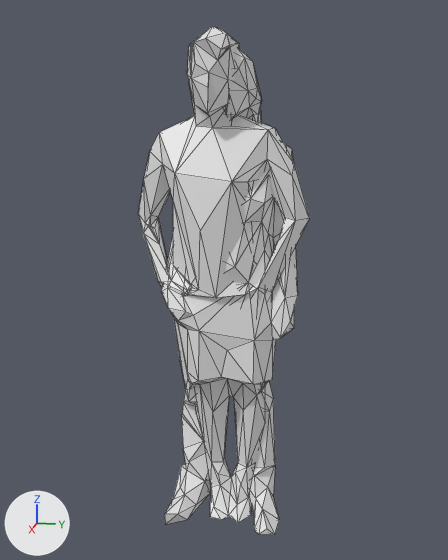
A saved change to the glTF model innovation/models3D/model02.glb.
Both versions are drawn from a camera (50 mm lens) standing at (1.19, 0.224, 0.812) and looking at (0.003, -0.014, 0.515). Arrows for +X, +Y and +Z are at lower left; the lights stay in place. Mesh edges are drawn as thin lines. Where no turn or scale is listed for an object, it has been applied to the vertices.

Script lines for the objects in view, before the commit:
```python
me_01_person__0 = bpy.data.meshes.new('01_person__0')
me_01_person__0.from_pydata(...)  # 236 vertices, 500 faces; spans x -0.078..0.102, y -0.202..0.152, z -0.002..0.99
me_02_person__0 = bpy.data.meshes.new('02_person__0')
me_02_person__0.from_pydata(...)  # 250 vertices, 500 faces; spans x -0.081..0.09, y -0.964..-0.001, z -0.132..0.136
ob_01_person__0 = bpy.data.objects.new('01_person__0', me_01_person__0)
ob_01_person__0.location = (0.0, 0.0, 0.0)
ob_02_person__0 = bpy.data.objects.new('02_person__0', me_02_person__0)
ob_02_person__0.location = (0.0, 0.0, 0.0)
ob_02_person__0.rotation_euler = (-1.571, 0.0, 0.0)  # degrees (-90, 0, 0)
```
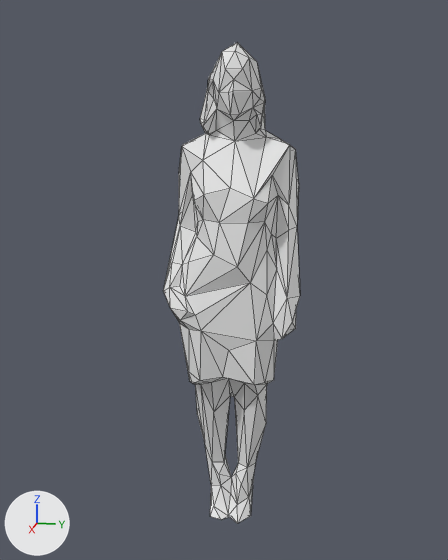
Edits to the bpy script that builds the scene:
```text
Change ob_02_person__0:
    ob_02_person__0.rotation_euler: (-1.571, 0.0, 0.0) -> (-1.579, 0.0, 0.0)  # degrees (-90, 0, 0)
Remove ob_01_person__0:
    ob_01_person__0 = bpy.data.objects.new('01_person__0', me_01_person__0)
    ob_01_person__0.location = (0.0, 0.0, 0.0)
```

What differs and where, as boxes (x1, y1, x2, y2) in the pictures (448 x 560 px):
'02_person__0', turned: before (161, 49, 298, 523); after (163, 42, 300, 523)
'01_person__0', deleted: before (138, 26, 310, 535)
